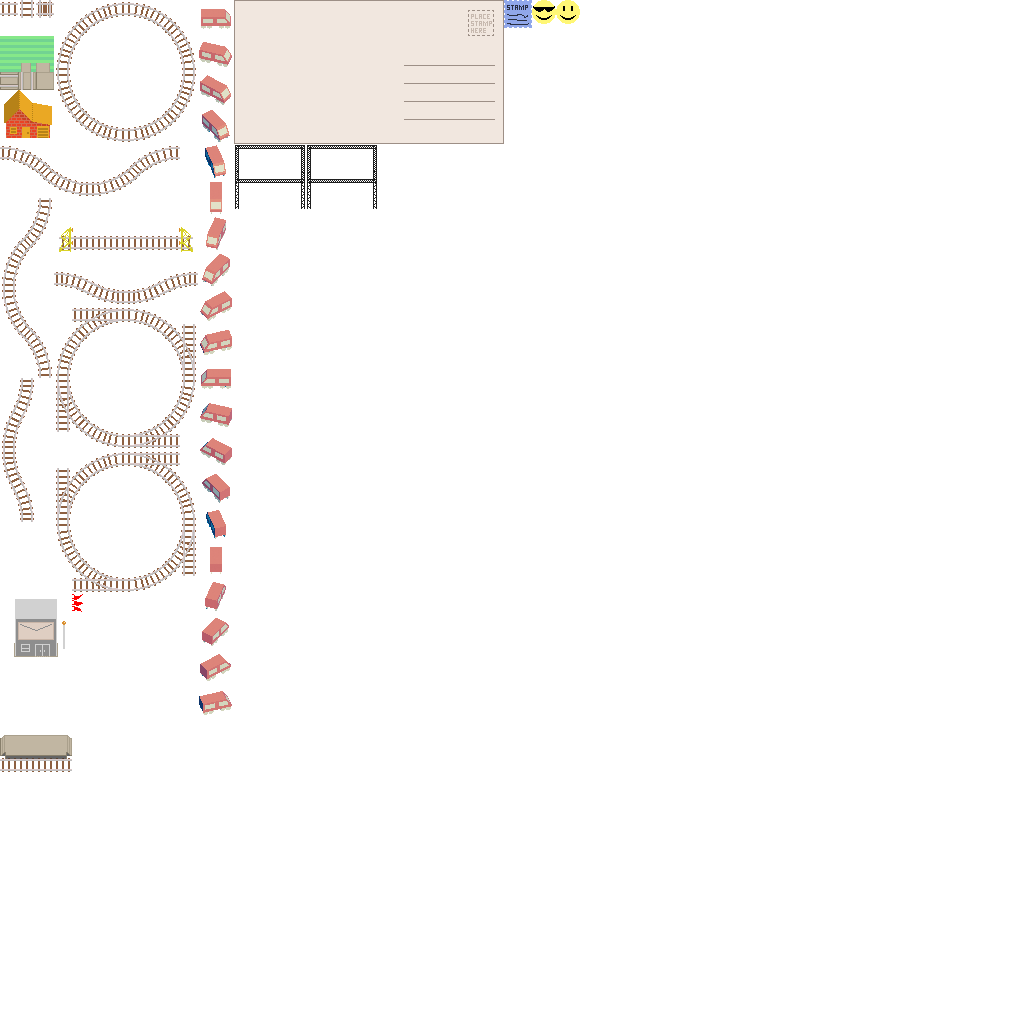
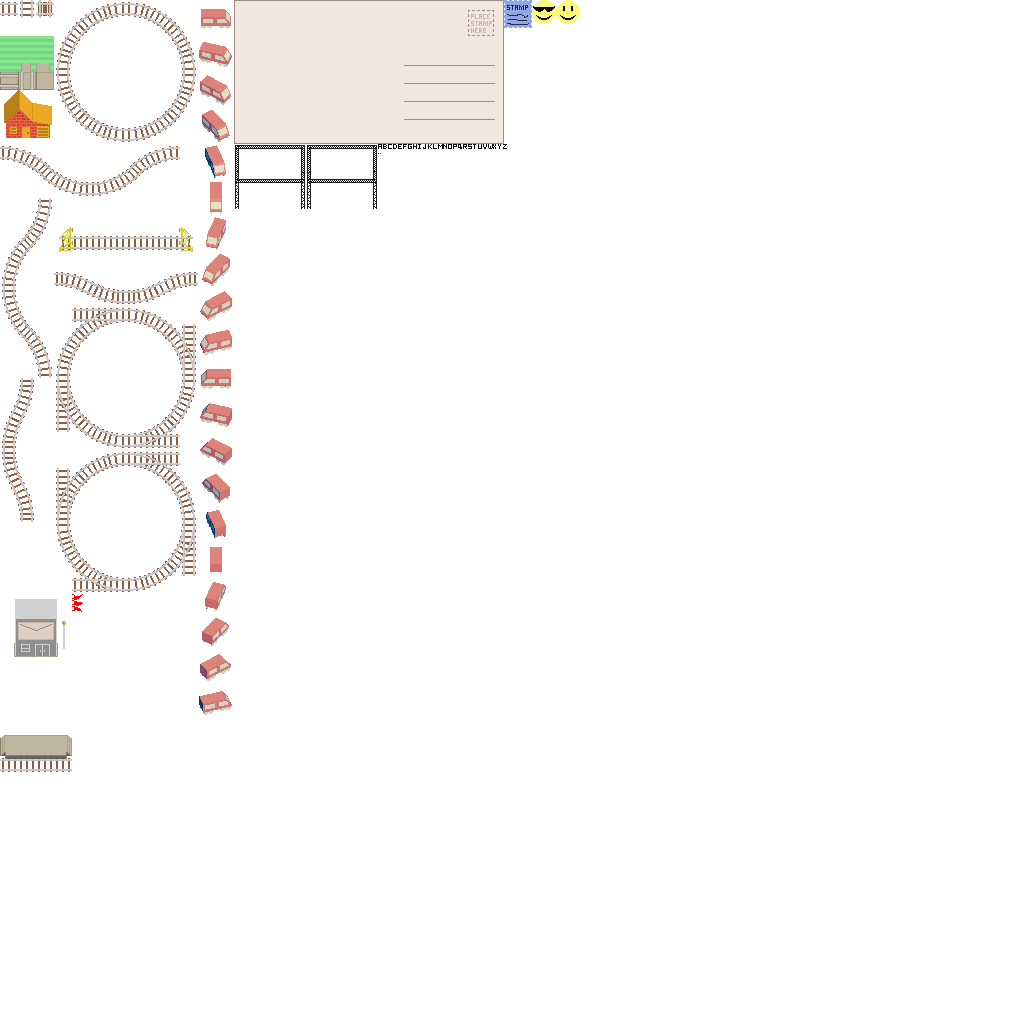
Two versions of the same layered image (1024x1024). Layer-by-layer changes:
painted on "base.png" over 378, 144, 507, 154
